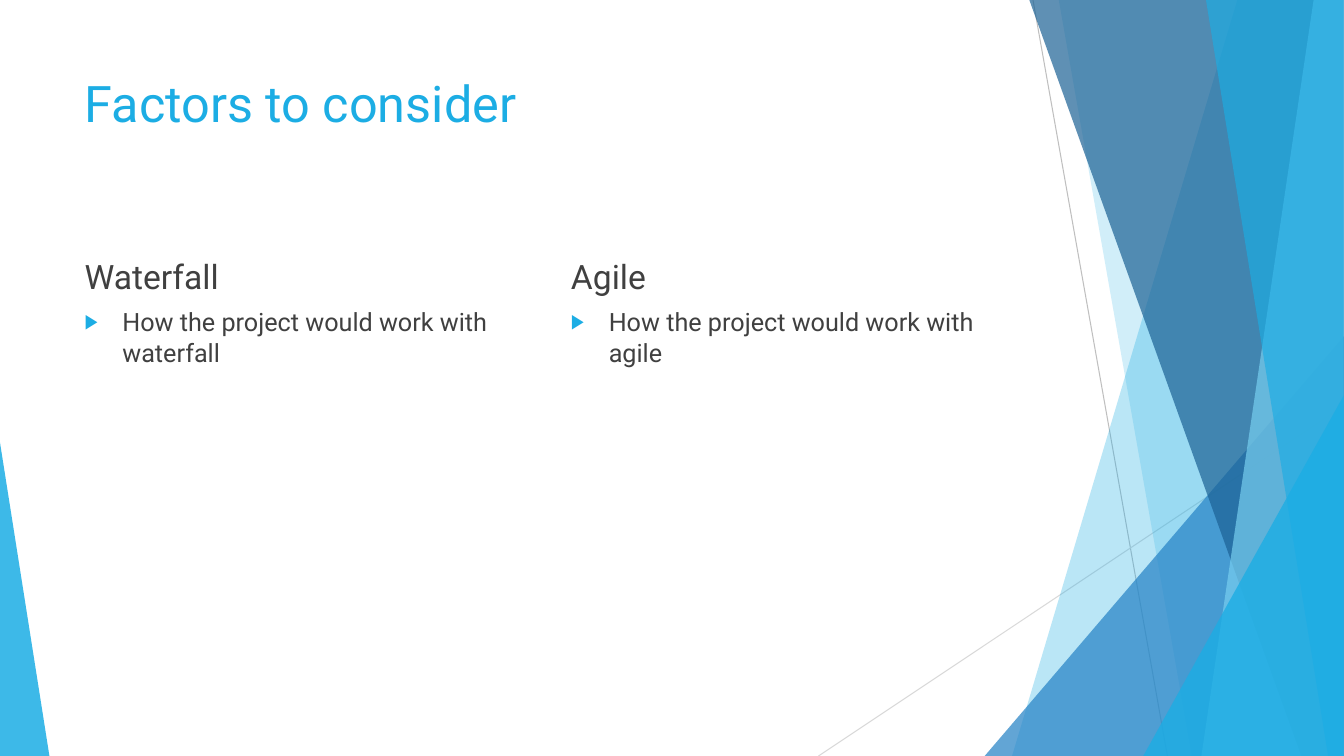
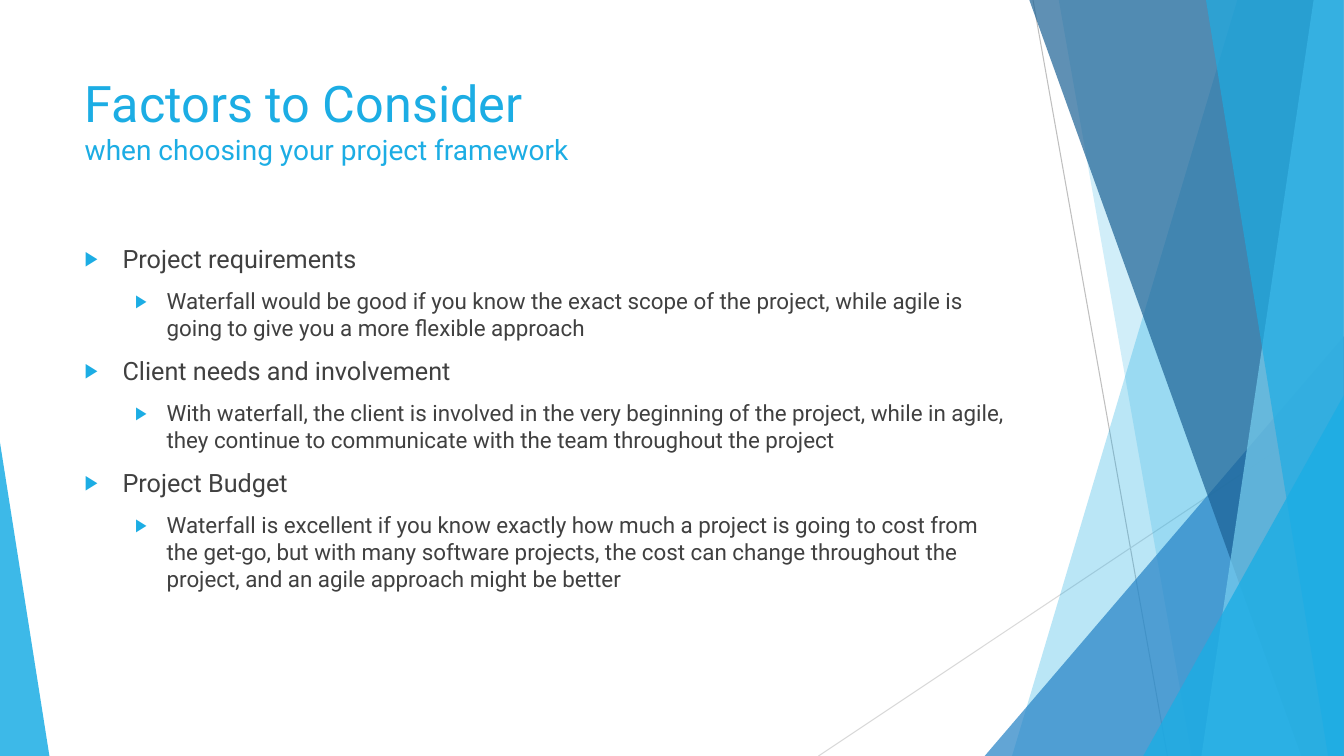
Before and after one commit to Soup098/CS_250, a slide deck: slide 5 of SDLC Final/SDLC Final PP.pptx. Drawn at 1344x756 pixels with LibreOffice and Linux fonts; fonts in the diff are those of the drawing. Boxes give left, top, right and bottom in pixels: in the first picture for what was removed or moved away, otherwise in the second. Text is boxed around its words. In the diff, an @@ line names an element or a change of style, - is before the commit and + after.

```diff
--- a/SDLC Final/SDLC Final PP.pptx
+++ b/SDLC Final/SDLC Final PP.pptx
@@ title at <box>85,84,568,166</box>: text changed; size 36 to 20 pt @@
-Factors to consider
+Factors to Consider
+when choosing your project framework
@@ text removed at <box>85,263,219,290</box> @@
-Waterfall
@@ text added at <box>123,250,1003,592</box>, 16 pt, text #404040 @@
+▶ Project requirements
+  ▶ Waterfall would be good if you know the exact scope of the project, while agile is going to give you a more flexible approach
+▶ Client needs and involvement
+  ▶ With waterfall, the client is involved in the very beginning of the project, while in agile, they continue to communicate with the team throughout the project
+▶ Project Budget
+  ▶ Waterfall is excellent if you know exactly how much a project is going to cost from the get-go, but with many software projects, the cost can change throughout the project, and an agile approach might be better
@@ text removed at <box>571,264,646,296</box> @@
-Agile
@@ text removed at <box>122,312,487,363</box> @@
-▶ How the project would work with waterfall
@@ text removed at <box>609,312,973,368</box> @@
-▶ How the project would work with agile
```
Also in this commit, not shown: 2 other slides changed.
